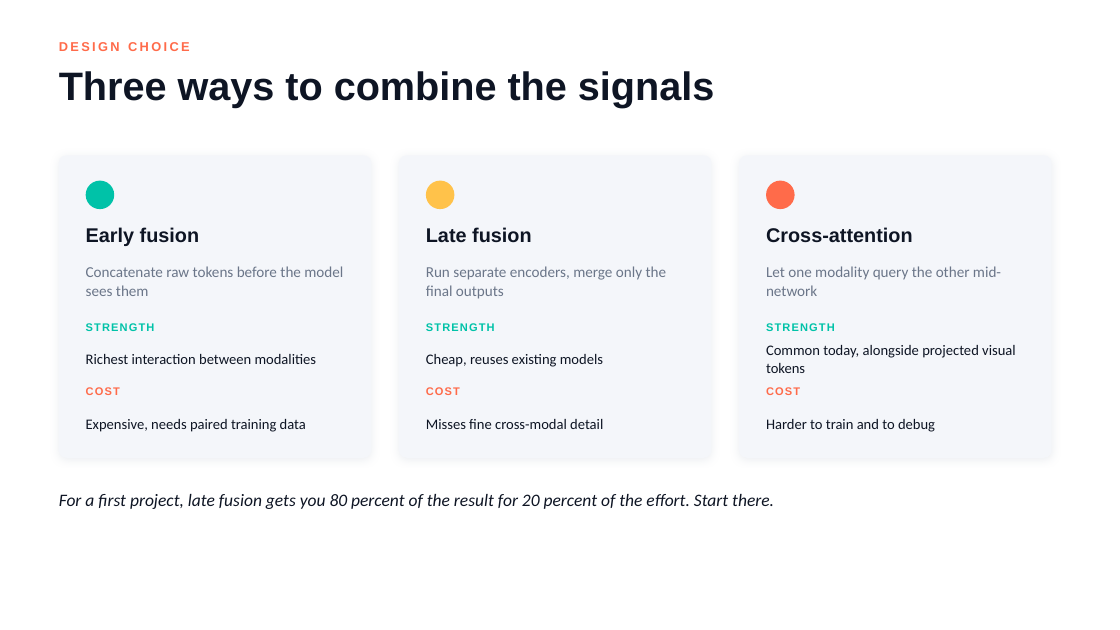
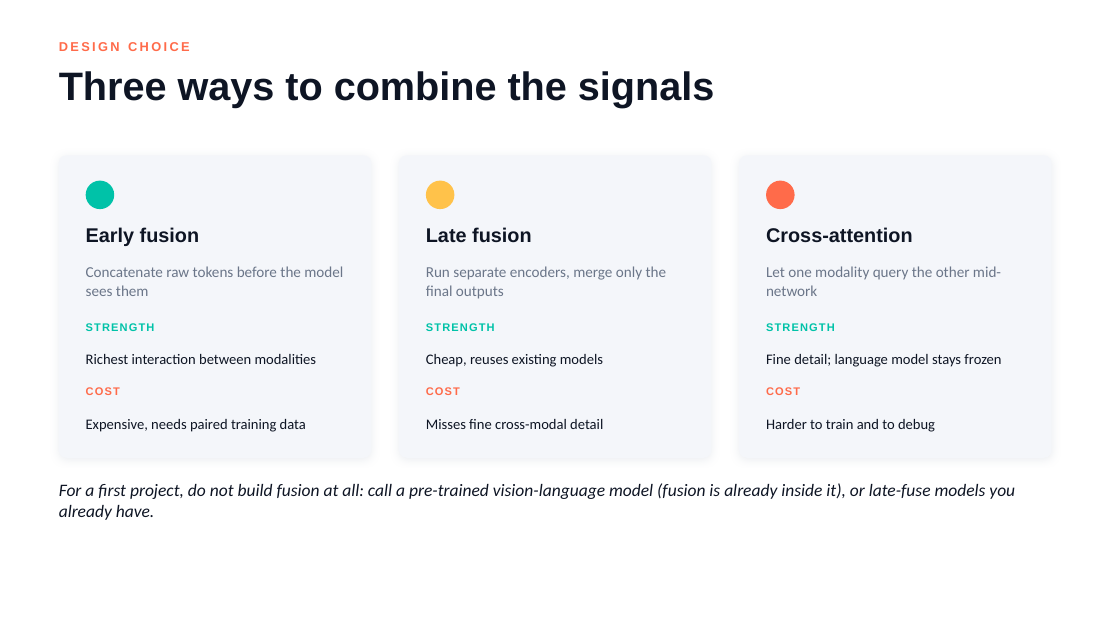
Before and after one commit to lksmangai/DeepLearning, a slide deck: slide 11 of Multimodal-AI-ATAL-FDP-Deck.pptx. Drawn at 1120x630 pixels with LibreOffice and Linux fonts; fonts in the diff are those of the drawing. Boxes give left, top, right and bottom in pixels: in the first picture for what was removed or moved away, otherwise in the second. Text is boxed around its words. In the diff, an @@ line names an element or a change of style, - is before the commit and + after.

```diff
--- a/Multimodal-AI-ATAL-FDP-Deck.pptx
+++ b/Multimodal-AI-ATAL-FDP-Deck.pptx
@@ text at [766, 354, 1001, 367]: text changed @@
-Common today, alongside projected visual tokens
+Fine detail; language model stays frozen
@@ text at [59, 483, 1015, 520]: text changed @@
-For a first project, late fusion gets you 80 percent of the result for 20 percent of the effort. Start there.
+For a first project, do not build fusion at all: call a pre-trained vision-language model (fusion is already inside it), or late-fuse models you already have.
```
Also in this commit, not shown: 16 other slides changed, 2 slides added.
